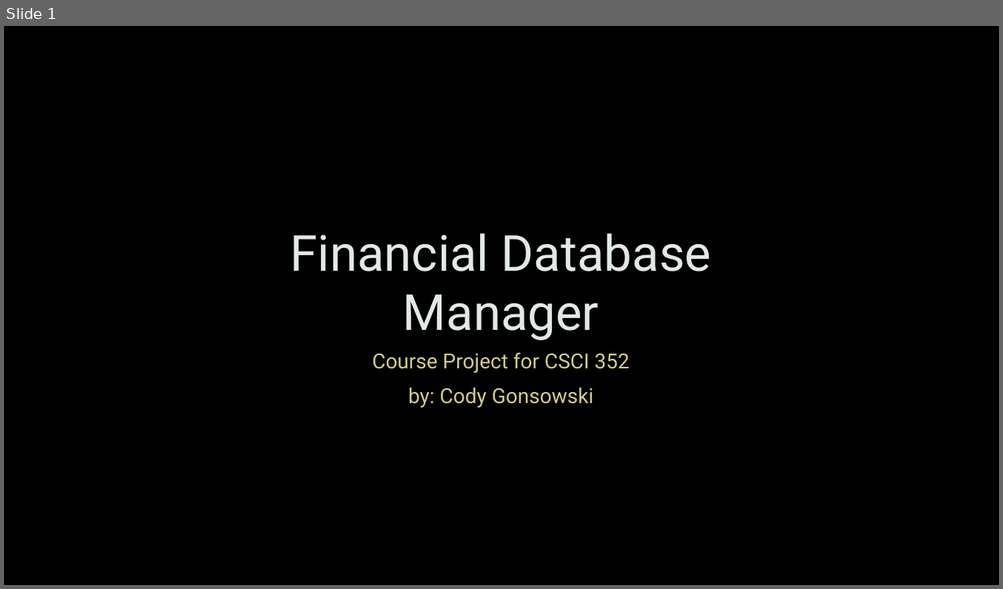
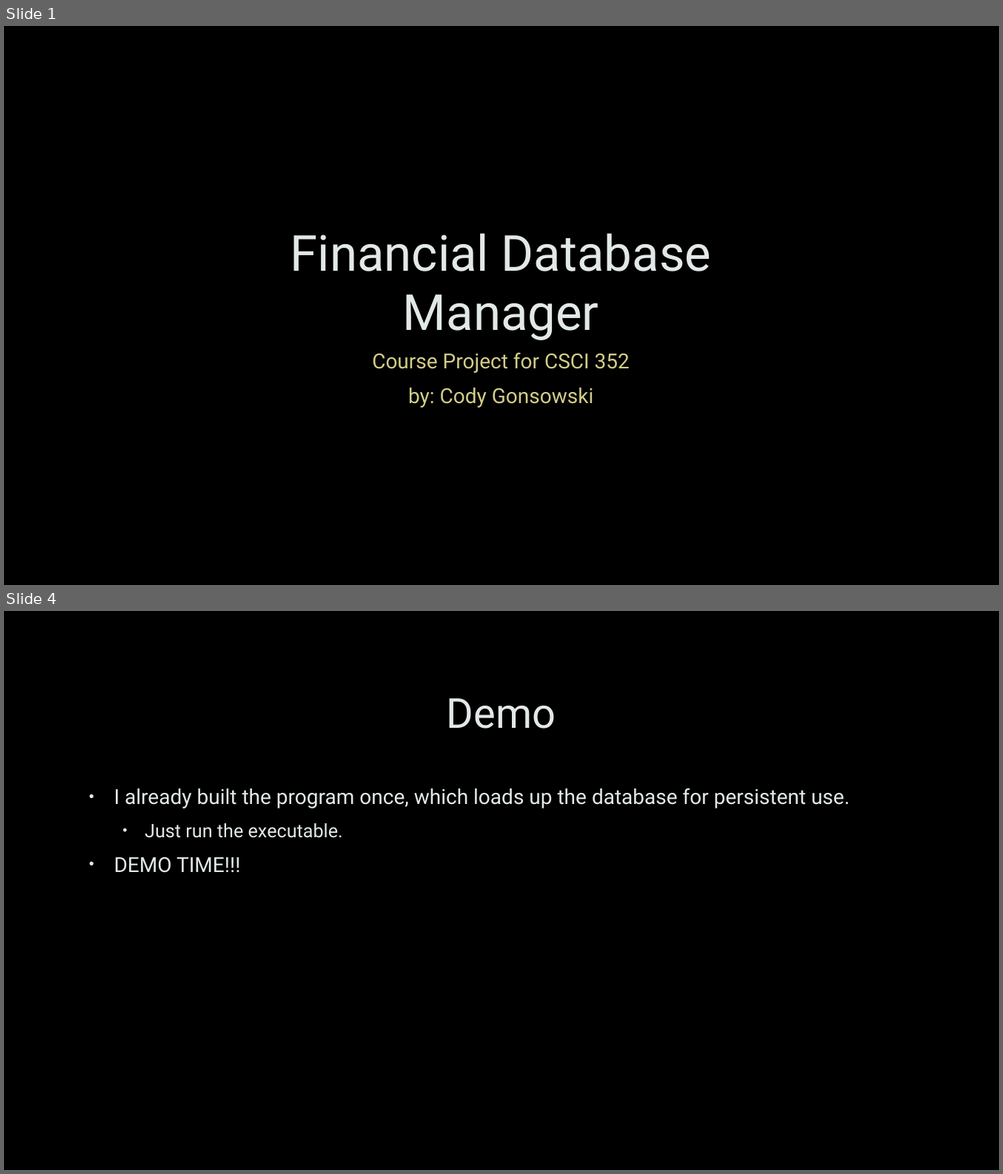
Before and after one commit to jondgons/Financial-Database-Manager, a slide deck: Documentation/Financial Database Manager.pptx. Shown one above the other, each under a label of ours: slide 1 before the commit, slides 1 and 4 after it; the slides between them are not shown. The pictures are 1003x589 and 1003x1174 pixels, drawn with LibreOffice and Linux fonts; fonts in the diff are those of the drawing; background and template pictures are left out. Boxes give left, top, right and bottom in pixels: in the first picture for what was removed or moved away, otherwise in the second. Text is boxed around its words. In the diff, an @@ line names an element or a change of style, - is before the commit and + after.

```diff
--- a/Documentation/Financial Database Manager.pptx
+++ b/Documentation/Financial Database Manager.pptx
@@ slide 4 added at <box>4,611,999,1170</box>, background picture (left out) @@
@@ title added at <box>447,698,555,729</box>, 40 pt, text #E2E8E8 @@
+Demo
@@ text added at <box>114,788,849,873</box>, 20 pt, text #E2E8E8 @@
+• I already built the program once, which loads up the database for persistent use.
+  • Just run the executable.
+• DEMO TIME!!!
```
Also in this commit, not shown: 1 slide changed, 3 other slides added, 12 other files.
